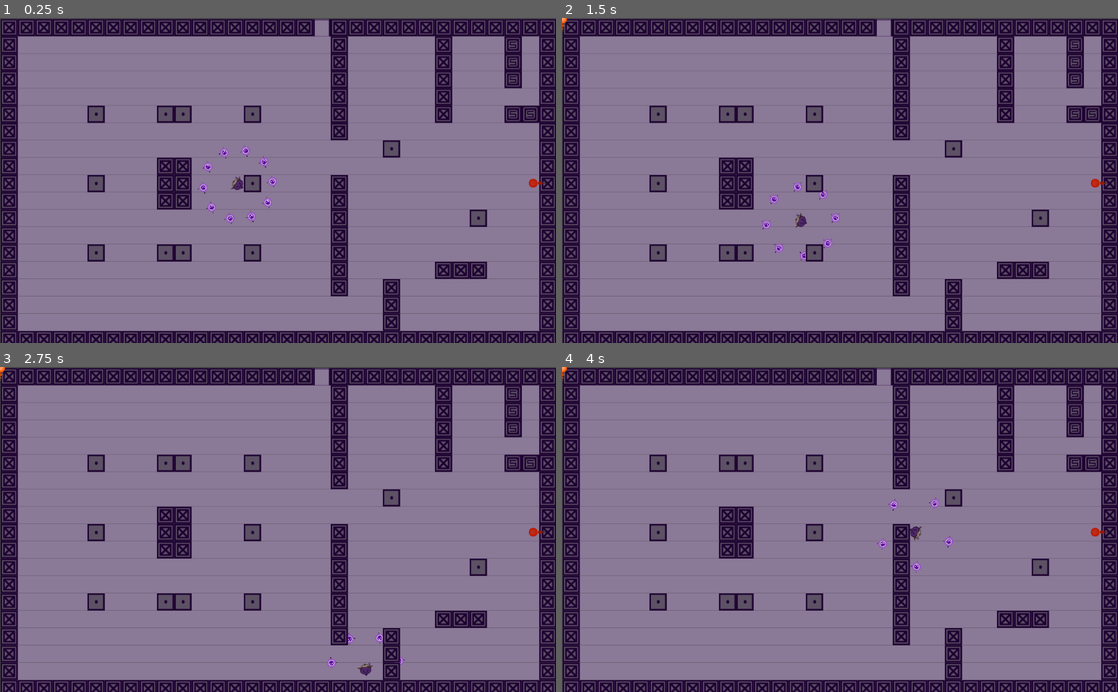
Above: before the commit, frames 1-4 (two rows, left to right).
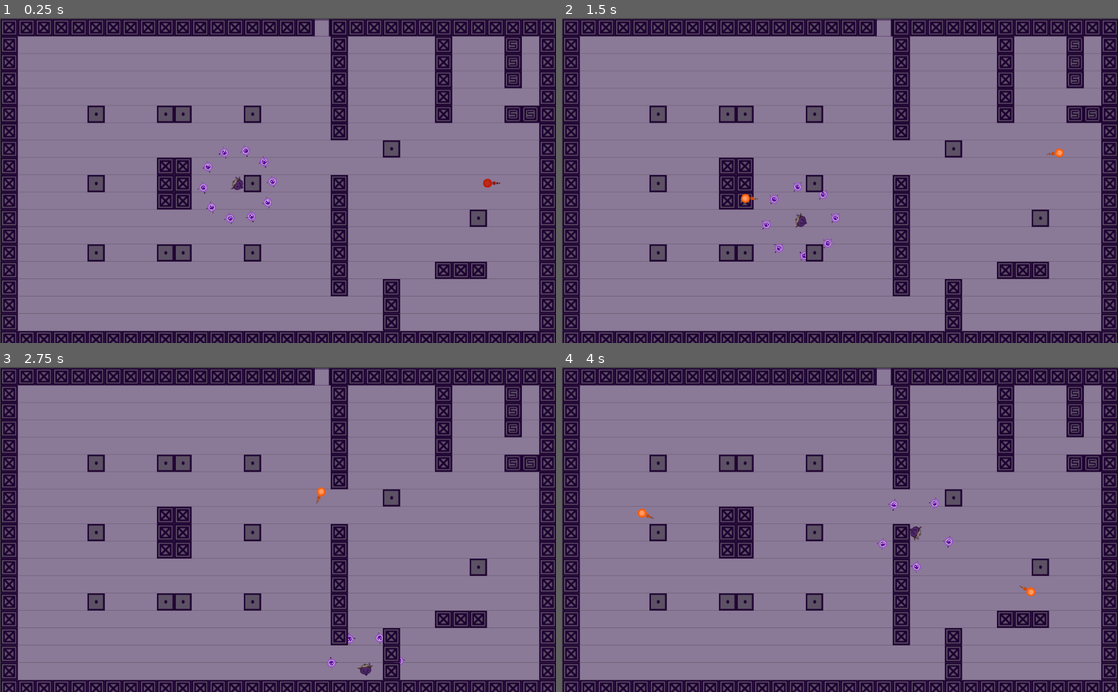
Above: after the commit, the same moments.

Repository: blackmadgames/sacrifices
Game: Godot game, scene res://scenes/game_scenes/Sandbox.tscn
Two runs of this game, one before a commit and one after it. Both use one fixed random seed, a clock stepped at 60 frames per second and the inputs below. Before the commit the project has no main scene; this scene is started directly in both runs.
Inputs (mouse positions are in pixels of both pictures, inside the frame that each line leads up to):
- Up to frame 1 (0.25 s): no input
- Up to frame 2 (1.5 s): move the mouse to (962, 164) at 0.52 s; hold D (move_right) 0.53-1.28 s; click (962, 164) at 0.6 s; move the mouse to (728, 196) at 1.27 s; hold S (move_down) from 1.28 s (still down); click (728, 196) at 1.35 s
- Up to frame 3 (2.75 s): move the mouse to (333, 458) at 2.02 s; release S (move_down) at 2.03 s; hold D (move_right) from 2.03 s (still down); click (333, 458) at 2.1 s
- Up to frame 4 (4 s): move the mouse to (812, 594) at 2.77 s; release D (move_right) at 2.78 s; hold W (move_up) 2.78-3.53 s; click (812, 594) at 2.85 s; move the mouse to (1006, 578) at 3.52 s; hold A (move_left) from 3.53 s (still down); click (1006, 578) at 3.6 s

The runs differ from the first frame. In frame 1, 0.1% of the frame differs, in the area x 86-99%, y 49-53%; in frame 2, 0.2%; in frame 3, 0.1%; in frame 4, 0.2%, in the area x 0-99%, y 0-71%.
Error before the commit: Parse Error: Unknown class: "Projectile" (res://scripts/actors/PlayerProjectile.gd:1)

Commit message:
Updating project.godot

Diff:
--- a/project.godot
+++ b/project.godot
@@ -13,15 +13,38 @@
 "class": "Actor",
 "language": "GDScript",
 "path": "res://scripts/actors/Actor.gd"
+}, {
+"base": "Projectile",
+"class": "EnemyProjectile",
+"language": "GDScript",
+"path": "res://scripts/actors/EnemyProjectile.gd"
+}, {
+"base": "Projectile",
+"class": "PlayerProjectile",
+"language": "GDScript",
+"path": "res://scripts/actors/PlayerProjectile.gd"
+}, {
+"base": "KinematicBody2D",
+"class": "Projectile",
+"language": "GDScript",
+"path": "res://scripts/actors/Projectile.gd"
 } ]
 _global_script_class_icons={
-"Actor": ""
+"Actor": "",
+"EnemyProjectile": "",
+"PlayerProjectile": "",
+"Projectile": ""
 }
 
 [application]
 
-config/name="Sacrifices"
+config/name="Sacrifices must be made"
+run/main_scene="res://scenes/game_scenes/Sandbox.tscn"
 config/icon="res://art/placeholders/img/icon.png"
+
+[display]
+
+mouse_cursor/custom_image="res://art/placeholders/img/cross.png"
 
 [input]
 
